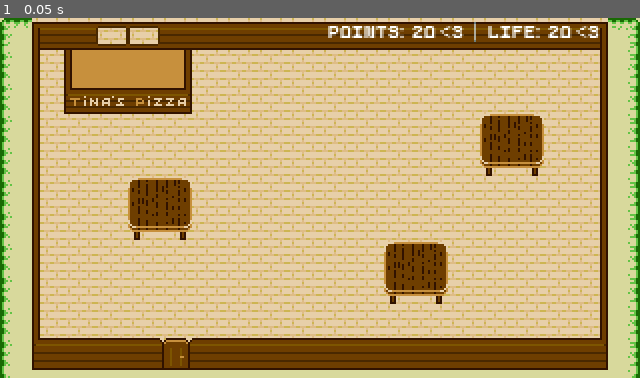
Above: before the commit, frame 1.
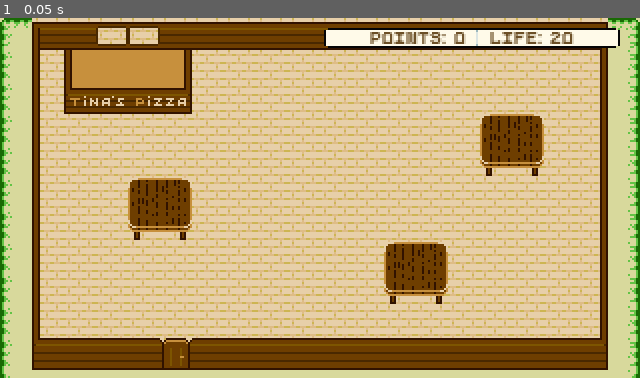
Above: after the commit, the same moment.

Repository: mikecodev/LowEffortJam18
Game: Godot game, scene res://levels/MainScene.tscn
Two runs of this game, one before a commit and one after it. Both use one fixed random seed, a clock stepped at 60 frames per second and the inputs below. This scene is started directly instead of the project's main scene.
Inputs:
- Up to frame 1 (0.05 s): no input

The runs differ from the first frame. In frame 1, 2.6% of the frame differs, in the area x 50-97%, y 1-9%.

Commit message:
updating hud with texture

Diff:
--- a/entities/GUI/HUD.gd
+++ b/entities/GUI/HUD.gd
@@ -1,4 +1,4 @@
-extends MarginContainer
+extends PanelContainer
 
 signal GameFinished(Points)
 
--- a/entities/GUI/HUD.tscn
+++ b/entities/GUI/HUD.tscn
@@ -1,66 +1,70 @@
-[gd_scene load_steps=4 format=2]
+[gd_scene load_steps=5 format=2]
 
 [ext_resource path="res://assets/fonts/Pixeboy-z8XGD.tres" type="DynamicFont" id=1]
 [ext_resource path="res://entities/GUI/HUD.gd" type="Script" id=2]
+[ext_resource path="res://sprites/gui-box-01.png" type="Texture" id=3]
 
-[sub_resource type="Theme" id=1]
-default_font = ExtResource( 1 )
+[sub_resource type="StyleBoxTexture" id=1]
+texture = ExtResource( 3 )
+region_rect = Rect2( 0, 0, 152, 14 )
 
-[node name="MarginContainer" type="MarginContainer"]
-margin_right = 320.0
-margin_bottom = 14.0
-size_flags_horizontal = 3
-theme = SubResource( 1 )
-custom_constants/margin_right = 20
-custom_constants/margin_top = 2
-custom_constants/margin_left = 10
-custom_constants/margin_bottom = 2
+[node name="HUD" type="PanelContainer"]
+anchor_left = 1.0
+anchor_right = 1.0
+margin_left = -158.0
+margin_top = 5.0
+margin_right = -10.0
+margin_bottom = 15.0
+custom_styles/panel = SubResource( 1 )
 script = ExtResource( 2 )
 __meta__ = {
 "_edit_use_anchors_": false
 }
 
-[node name="HBoxContainer" type="HBoxContainer" parent="."]
-margin_left = 10.0
-margin_top = 2.0
-margin_right = 300.0
-margin_bottom = 12.0
-size_flags_horizontal = 3
-
-[node name="Control" type="Control" parent="HBoxContainer"]
-margin_right = 150.0
+[node name="CenterContainer" type="CenterContainer" parent="."]
+margin_right = 148.0
 margin_bottom = 10.0
 size_flags_horizontal = 3
 
-[node name="PointsLabel" type="Label" parent="HBoxContainer"]
-margin_left = 154.0
+[node name="HBoxContainer" type="HBoxContainer" parent="CenterContainer"]
+margin_left = 23.0
 margin_top = 1.0
-margin_right = 192.0
+margin_right = 125.0
 margin_bottom = 9.0
+size_flags_horizontal = 3
+
+[node name="PointsLabel" type="Label" parent="CenterContainer/HBoxContainer"]
+margin_right = 38.0
+margin_bottom = 8.0
+custom_colors/font_color = Color( 0.427451, 0.313726, 0.152941, 1 )
+custom_fonts/font = ExtResource( 1 )
 text = "Points:"
 
-[node name="PointsValue" type="Label" parent="HBoxContainer"]
-margin_left = 196.0
-margin_top = 1.0
-margin_right = 222.0
-margin_bottom = 9.0
-text = "20 <3"
+[node name="PointsValue" type="Label" parent="CenterContainer/HBoxContainer"]
+margin_left = 42.0
+margin_right = 48.0
+margin_bottom = 8.0
+custom_colors/font_color = Color( 0.427451, 0.313726, 0.152941, 1 )
+custom_fonts/font = ExtResource( 1 )
+text = "0"
 
-[node name="VSeparator" type="VSeparator" parent="HBoxContainer"]
-margin_left = 226.0
-margin_right = 230.0
-margin_bottom = 10.0
+[node name="VSeparator" type="VSeparator" parent="CenterContainer/HBoxContainer"]
+margin_left = 52.0
+margin_right = 56.0
+margin_bottom = 8.0
 
-[node name="LifeLabel" type="Label" parent="HBoxContainer"]
-margin_left = 234.0
-margin_top = 1.0
-margin_right = 260.0
-margin_bottom = 9.0
+[node name="LifeLabel" type="Label" parent="CenterContainer/HBoxContainer"]
+margin_left = 60.0
+margin_right = 86.0
+margin_bottom = 8.0
+custom_colors/font_color = Color( 0.427451, 0.313726, 0.152941, 1 )
+custom_fonts/font = ExtResource( 1 )
 text = "Life:"
 
-[node name="LifeValue" type="Label" parent="HBoxContainer"]
-margin_left = 264.0
-margin_top = 1.0
-margin_right = 290.0
-margin_bottom = 9.0
-text = "20 <3"
+[node name="LifeValue" type="Label" parent="CenterContainer/HBoxContainer"]
+margin_left = 90.0
+margin_right = 102.0
+margin_bottom = 8.0
+custom_colors/font_color = Color( 0.427451, 0.313726, 0.152941, 1 )
+custom_fonts/font = ExtResource( 1 )
+text = "20"
